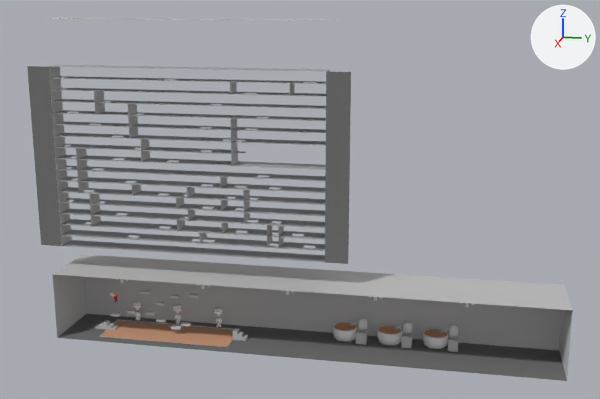
A saved change to the Blender file  latest fatboy/levels/chocoLevel.blend.
Both versions are drawn from a camera (50 mm lens) standing at (336.0, 175.0, 150.0) and looking at (0.0, 108.0, 66.0). The axes (+X, +Y, +Z) are drawn at upper right. The lights are the same throughout.
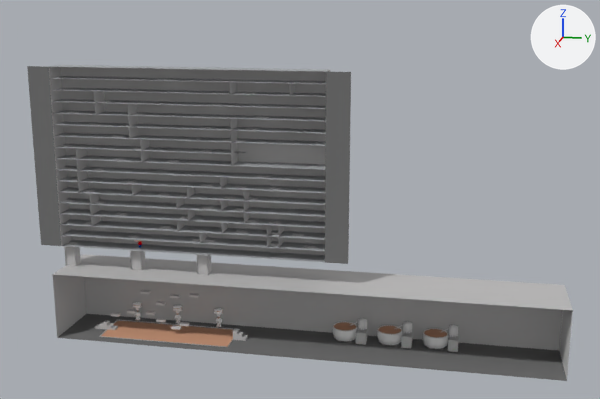
ob_empty is not drawn itself; it is the parent of ob_lightparent.
ob_empty_007 is not drawn itself; it is the parent of ob_lightparent.

Where the newer file only moved an object's origin or applied its transform, the numbers keep the older frame.

Changed parts and their boxes (x1, y1, x2, y2) in the pictures (600 x 399 px):
'Plane.007', reshaped
    before: (49, 18, 312, 20)
    after: (60, 67, 326, 255)
'Plane.060', added
    after: (197, 255, 208, 275)
'Fountain', moved
    before: (133, 302, 142, 320)
    after: (173, 305, 182, 324)
'Plane.053', added
    after: (131, 251, 141, 270)
'Plane.052', added
    after: (65, 246, 76, 266)
'Plane.050', added
    after: (75, 247, 81, 266)
'Plane.055', added
    after: (141, 251, 146, 270)
'Fat', reshaped, moved, surface changed
    before: (110, 292, 118, 302)
    after: (134, 240, 142, 248)
'Plane.058', added
    after: (207, 255, 211, 275)
'Cube.001', moved
    before: (181, 322, 191, 326)
    after: (180, 322, 189, 326)
'Vent.003', no longer drawn
    before: (368, 296, 383, 301)
'Vent.001', no longer drawn
    before: (196, 284, 210, 289)
'Vent.004', no longer drawn
    before: (460, 303, 474, 307)
'Vent.002', no longer drawn
    before: (281, 290, 295, 295)
'Vent', no longer drawn
    before: (116, 279, 128, 283)
'Plane.004', now drawn
    after: (64, 242, 69, 264)
'Plane.056', added
    after: (130, 250, 132, 270)
part 1 of me_plane_007, added
    after: (60, 67, 326, 255)
part 2 of me_plane_001, cut back
    before: (120, 279, 474, 307)
    after: (64, 242, 69, 264)
part 4 of me_plane_006, built on
    before: (53, 67, 330, 246)

What changed in the scene script:
```text
Change me_plane_006:
    where me_plane_006.from_pydata(...)  # 4 vertices, 1 face; spans x -1.0..1.0, y -1.0..1.0, z 0.0
    used by ob_plane_009; location = (0.0, 120.0, 80.0); rotation_euler = (-1.571, 0.0, 0.0), in degrees (-90, 0, 0); scale = (5.0, 40.0, 1.0)
    verts and faces of me_plane_006; kept vertices keep their numbers, new ones are numbered from 4
    me_plane_006 part 4
    add delete_faces([(0, 3, 2, 1)])
    add verts[4] = (-1.0, 0.0, 0.0)
    add verts[5] = (-1.0, -0.25, 0.0)
    add verts[6] = (-1.0, -0.34, 0.0)
    add for new, old in zip([7, 8, 9], [4, 5, 6]): verts[new] = verts[old] + (2.0, 0.0, 0.0)
    add verts[10] = (1.0, -0.13, 0.0)  # pixel (325, 157)
    add verts[11] = (-1.0, -0.12, 0.0)
    add faces += [(0, 3, 4, 7), (1, 9, 6, 2), (5, 8, 10, 11)]
Change me_plane_007:
    where me_plane_007.from_pydata(...)  # 4 vertices, 1 face; spans x -1.0..1.0, y -1.0..1.0, z 0.0
    used by ob_plane_007; location = (0.0, 62.0, 140.0); scale = (5.0, 62.0, 1.0)
    verts and faces of me_plane_007; kept vertices keep their numbers, new ones are numbered from 4
    me_plane_007 part 1
    add verts[4] = (-1.0, 0.94, -100.0)
    add verts[5] = (-1.0, 0.94, -20.0)  # pixel (330, 69)
    add verts[6] = (-1.0, -1.0, -20.0)  # pixel (59, 64)
    add verts[7] = (-1.0, -1.0, -100.0)  # pixel (71, 239)
    add faces += [(4, 7, 6, 5)]
Change me_plane_001:
    used by ob_plane_004; location = (0.0, 0.0, 0.0); rotation_euler = (-0.275, -0.0463, 0.0), in degrees (-16, -2.7, 0); scale = (1.78, 1.78, 1.78)
    remove me_plane_001.from_pydata(...)  # 98 vertices, 104 faces; spans x -2.62..2.59, y -2.53..2.54, z -0.93..0.86
    remove me_plane_001.materials.append(mat_material_008)  # white #fdfffe
    add me_plane_001.from_pydata(...)  # 4 vertices, 1 face; spans x -1.0..1.0, y -1.0..1.0, z 0.0
    me_plane_001 part 2: the whole mesh is rebuilt
    me_plane_001 part 3: the surface is now shaded flat
    add me_plane_001.materials.append(mat_material_011)  # light grey #bfbebe
Add me_plane_063:
    me_plane_063.from_pydata([(1.0, 1.0, 0.0), (1.0, -1.0, 0.0), (-1.0, -1.0, 0.0), (-1.0, 1.0, 0.0), (1.0, 0.0, 0.0), (-1.0, 0.0, 0.0), (1.0, -0.25, 0.0), (-1.0, -0.25, 0.0), (1.0, -0.34, 0.0), (-1.0, -0.34, 0.0)], [], [(4, 0, 3, 5), (5, 7, 6, 4), (7, 9, 8, 6), (9, 2, 1, 8)])
    me_plane_063.materials.append(mat_material_011)  # light grey #bfbebe
Change col_fat:
    remove col_fat.objects.link(ob_empty)
    add col_fat.objects.link(ob_empty_007)
Change ob_plane_006:
    ob_plane_006: bpy.data.objects.new('Plane.006', me_plane_006) -> bpy.data.objects.new('Plane.006', me_plane_063)
Change ob_cube_001:
    ob_cube_001.location: (0.0, 55.6, 5.0) -> (0.0, 55.0, 5.0)
Change ob_fat:
    ob_fat.location: (0.0, 22.2, 13.3) -> (0.0, 35.2, 40.0)
Change ob_vent_003:
    remove ob_vent_003.instance_collection = col_vent
Change ob_vent_001:
    remove ob_vent_001.instance_collection = col_vent
Change ob_fountain:
    ob_fountain.location: (-12.3, 30.0, 0.0) -> (-12.3, 50.0, 0.0)
Change ob_empty:
    ob_empty.location: (-0.0785, 0.311, 1.071) -> (5.0, 32.81, 2.5)
Change ob_lightparent:
    ob_lightparent.parent: ob_empty -> ob_empty_007
Change ob_plane_004:
    ob_plane_004.location: (0.0, 0.0, 0.0) -> (0.0, 0.0, 35.0)
    ob_plane_004.rotation_euler: (-0.275, -0.0463, 0.0) -> (-1.571, 0.0, 0.0)  # degrees (-16, -2.7, 0) -> degrees (-90, 0, 0)
    ob_plane_004.scale: (1.78, 1.78, 1.78) -> (2.5, 5.0, 1.0)
Add ob_empty_007:
    ob_empty_007 = bpy.data.objects.new('Empty.007', None)
    ob_empty_007.location = (-0.0785, 0.311, 1.071)
Add ob_plane_050:
    ob_plane_050 = bpy.data.objects.new('Plane.050', me_plane_003.copy())  # the mesh of ob_plane_002
    ob_plane_050.location = (0.0, 5.0, 35.0)
    ob_plane_050.rotation_euler = (-1.571, 0.0, 0.0)  # degrees (-90, 0, 0)
    ob_plane_050.scale = (2.5, 5.0, 1.0)
Add ob_plane_052:
    ob_plane_052 = bpy.data.objects.new('Plane.052', me_plane_003.copy())  # the mesh of ob_plane_002
    ob_plane_052.location = (1.8, 2.5, 35.0)
    ob_plane_052.rotation_euler = (-1.571, 0.0, 1.571)  # degrees (-90, 0, 90)
    ob_plane_052.scale = (2.5, 5.0, 1.0)
Add ob_plane_053:
    ob_plane_053 = bpy.data.objects.new('Plane.053', me_plane_003.copy())  # the mesh of ob_plane_002
    ob_plane_053.location = (1.8, 34.1, 35.0)
    ob_plane_053.rotation_euler = (-1.571, 0.0, 1.571)  # degrees (-90, 0, 90)
    ob_plane_053.scale = (2.5, 5.0, 1.0)
Add ob_plane_055:
    ob_plane_055 = bpy.data.objects.new('Plane.055', me_plane_003.copy())  # the mesh of ob_plane_002
    ob_plane_055.location = (0.0, 36.6, 35.0)
    ob_plane_055.rotation_euler = (-1.571, 0.0, 0.0)  # degrees (-90, 0, 0)
    ob_plane_055.scale = (2.5, 5.0, 1.0)
Add ob_plane_056:
    ob_plane_056 = bpy.data.objects.new('Plane.056', me_plane_003.copy())  # the mesh of ob_plane_002
    ob_plane_056.location = (0.0, 31.6, 35.0)
    ob_plane_056.rotation_euler = (-1.571, 0.0, 0.0)  # degrees (-90, 0, 0)
    ob_plane_056.scale = (2.5, 5.0, 1.0)
Add ob_plane_057:
    ob_plane_057 = bpy.data.objects.new('Plane.057', me_plane_003.copy())  # the mesh of ob_plane_002
    ob_plane_057.location = (0.0, 62.5, 35.0)
    ob_plane_057.rotation_euler = (-1.571, 0.0, 0.0)  # degrees (-90, 0, 0)
    ob_plane_057.scale = (2.5, 5.0, 1.0)
Add ob_plane_058:
    ob_plane_058 = bpy.data.objects.new('Plane.058', me_plane_003.copy())  # the mesh of ob_plane_002
    ob_plane_058.location = (0.0, 67.5, 35.0)
    ob_plane_058.rotation_euler = (-1.571, 0.0, 0.0)  # degrees (-90, 0, 0)
    ob_plane_058.scale = (2.5, 5.0, 1.0)
Add ob_plane_060:
    ob_plane_060 = bpy.data.objects.new('Plane.060', me_plane_003.copy())  # the mesh of ob_plane_002
    ob_plane_060.location = (1.8, 65.0, 35.0)
    ob_plane_060.rotation_euler = (-1.571, 0.0, 1.571)  # degrees (-90, 0, 90)
    ob_plane_060.scale = (2.5, 5.0, 1.0)
```
